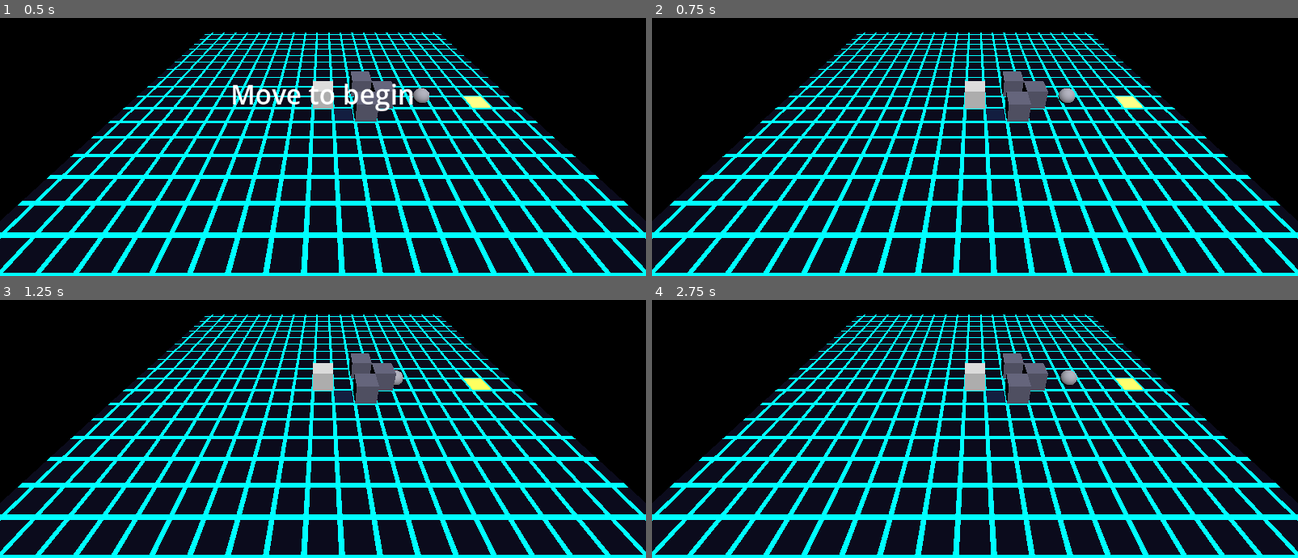
Above: before the commit, frames 1-4 (two rows, left to right).
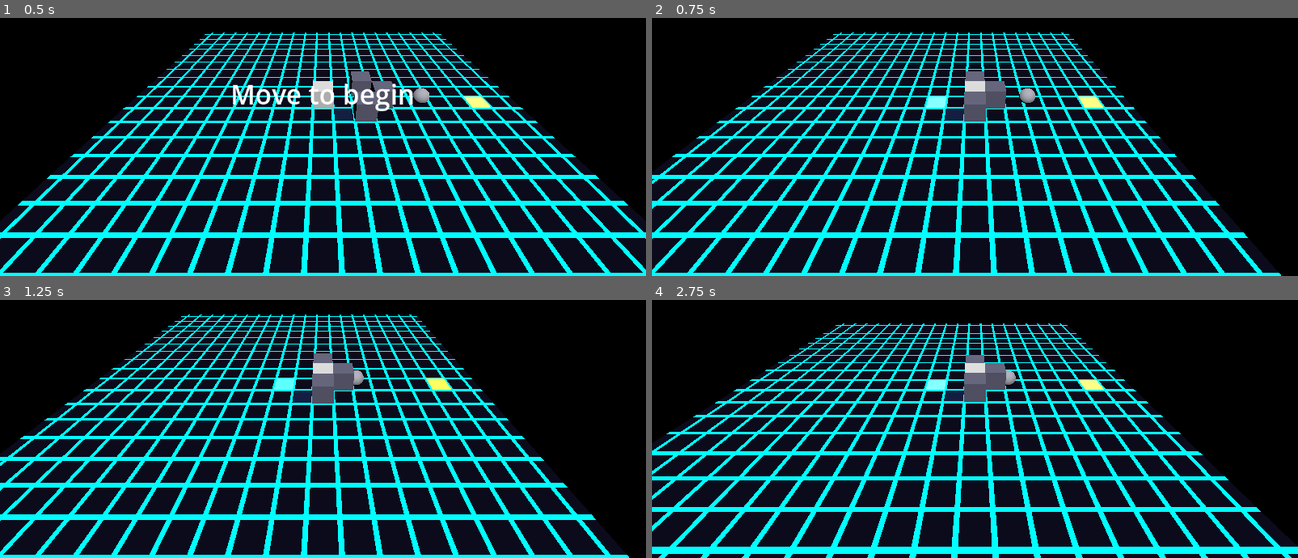
Above: after the commit, the same moments.

Repository: StevenLong/cube
Game: Godot game, scene res://main.tscn
The game is run twice, just before and just after one commit, with the same random seed, the same clock (stepped at 60 frames per second) and the same inputs.
Inputs:
- Up to frame 1 (0.5 s): no input
- Up to frame 2 (0.75 s): tap Enter at 0.5 s; hold Right (move_right) from 0.53 s (still down); hold Space (dodge) from 0.53 s (still down)
- Up to frame 3 (1.25 s): keep holding Right (move_right); keep holding Space (dodge)
- Up to frame 4 (2.75 s): release Right (move_right) at 1.28 s; release Space (dodge) at 1.28 s; hold C (extend_depth_back) 1.28-2.03 s; tap V (blend) at 1.35 s; tap Space (dodge) at 1.55 s; hold Right (move_right) from 2.03 s (still down); hold Space (dodge) from 2.03 s (still down); tap F (camera_tilt_down) at 2.1 s

Frame 1 is identical in both runs. In frame 2, 13% of the frame differs, in the area x 0-100%, y 5-100%; in frame 3, 13%; in frame 4, 39%.

Commit message:
Ink footprints, streak on slide, dodge/end-tile slide refinements
Ground shader: adds footprint_positions/alphas uniforms (size 64);
fragment loop blends a dark ink blob per footprint. ShaderMaterial
marked resource_local_to_scene=true so footprints reset on reload.

Player: deposits a footprint at tumble end when the down face is
marked. Renamed tumble_finished -> move_settled, emitted from both
tumble and dodge so the level reacts to either. Dodge now tracks
cell crossings and lays down a streak (4 sub-positioned footprints
per cell along slide direction) when the down face is marked.
Entering a puddle mid-slide marks the face immediately and seeds
a streak at that cell.

Dodge truncation: stops at the first wall in its path rather than
being blocked outright; duration scales so slide speed is constant.
End-tile entry during dodge retargets the slide to land on the end
cell. Tumbles still require landing (sweep-over doesn't complete).

is_dodging() accessor added so the level can preserve pending_complete
during a slide-through and trigger the end-tile snap.

Diff:
--- a/level.gd
+++ b/level.gd
@@ -37,7 +37,7 @@
 	_end_material = (_end_tile.get_surface_override_material(0) as StandardMaterial3D).duplicate()
 	_end_tile.set_surface_override_material(0, _end_material)
 	_player.tumbled.connect(_on_player_tumbled)
-	_player.tumble_finished.connect(_on_player_tumble_finished)
+	_player.move_settled.connect(_on_player_move_settled)
 	_enemy.entered_pursuit.connect(_on_enemy_pursuit)
 	_end_area.area_entered.connect(_on_end_entered)
 	_end_area.area_exited.connect(_on_end_exited)
@@ -105,14 +105,23 @@
 
 
 func _on_end_entered(_area: Area3D) -> void:
-	if state == State.PLAYING:
-		_pending_complete = true
+	if state != State.PLAYING:
+		return
+	_pending_complete = true
+	if _player.is_dodging():
+		var cell := Vector2i(roundi(_end_tile.position.x), roundi(_end_tile.position.z))
+		_player.truncate_dodge_to(cell)
 
 
 func _on_end_exited(_area: Area3D) -> void:
+	# A slide that passes through the end counts as completion (per design),
+	# so don't clear pending while the player is mid-dodge. Tumbles still
+	# require landing — sweep-over without landing clears as before.
+	if _player.is_dodging():
+		return
 	_pending_complete = false
 
 
-func _on_player_tumble_finished() -> void:
+func _on_player_move_settled() -> void:
 	if state == State.PLAYING and _pending_complete:
 		_enter_complete()
--- a/main.tscn
+++ b/main.tscn
@@ -7,6 +7,7 @@
 [ext_resource type="Script" path="res://level.gd" id="5"]
 
 [sub_resource type="ShaderMaterial" id="ShaderMaterial_1"]
+resource_local_to_scene = true
 shader = ExtResource("1")
 
 [sub_resource type="PlaneMesh" id="PlaneMesh_1"]
--- a/player.gd
+++ b/player.gd
@@ -1,7 +1,7 @@
 extends Node3D
 
 signal tumbled
-signal tumble_finished
+signal move_settled
 signal noise_emitted(origin: Vector2, max_radius: float, duration: float)
 
 const TUMBLE_DURATION := 0.3
@@ -11,6 +11,8 @@
 const DODGE_COOLDOWN := 1.5
 const WAVE_DURATION := 0.4
 const MAX_WAVES := 8
+const MAX_FOOTPRINTS := 64
+const SLIDE_SUBSAMPLES := 4
 const FOCUS_SMOOTH_RATE := 25.0
 const COLOR_NORMAL := Color(0.9, 0.9, 0.9)
 const COLOR_BLENDING := Color(0.4, 0.4, 0.45)
@@ -47,6 +49,9 @@
 var _dodge_start_pos := Vector3.ZERO
 var _dodge_end_pos := Vector3.ZERO
 var _dodge_cooldown_t := 0.0
+var _dodge_duration := DODGE_DURATION
+var _slide_dir: Vector2i = Vector2i.ZERO
+var _slide_last_cell: Vector2i = Vector2i.ZERO
 var _ext := [0, 0, 0, 0, 0]
 var _pending_ext := [0, 0, 0, 0, 0]
 var _tumble_distance := 1
@@ -56,6 +61,7 @@
 var _ground_material: ShaderMaterial
 var _player_material: StandardMaterial3D
 var _waves: Array = []
+var _footprints: Array = []
 var _box_mesh: BoxMesh
 var _face_marks: Array[bool] = [false, false, false, false, false, false]
 var _puddle_overlap_count: int = 0
@@ -106,6 +112,12 @@
 func _on_puddle_entered(area: Area3D) -> void:
 	if area == _detection_area:
 		_puddle_overlap_count += 1
+		if _dodging:
+			var was_marked := _face_marks[_down_face_id()]
+			_check_ink_contact()
+			if not was_marked and _face_marks[_down_face_id()]:
+				var cell := Vector2i(roundi(position.x), roundi(position.z))
+				_deposit_streak_cell(cell)
 
 
 func _on_puddle_exited(area: Area3D) -> void:
@@ -157,6 +169,29 @@
 		if v > 0:
 			return true
 	return false
+
+
+func is_dodging() -> bool:
+	return _dodging
+
+
+func truncate_dodge_to(cell: Vector2i) -> void:
+	# Cut a dodge short to land on the given cell. Scales remaining duration
+	# to preserve the slide's base speed so the cube decelerates smoothly
+	# instead of teleporting to the new target.
+	if not _dodging:
+		return
+	var current_pos := position
+	var target_pos := Vector3(cell.x, 0.5, cell.y)
+	var remaining := (target_pos - current_pos).length()
+	if remaining < 0.01:
+		return
+	var base_speed := float(DODGE_DISTANCE) / DODGE_DURATION
+	_dodge_duration = remaining / base_speed
+	_dodge_start_pos = current_pos
+	_dodge_end_pos = target_pos
+	_dodge_t = 0.0
+	grid_pos = cell
 
 
 func _update_mesh() -> void:
@@ -239,16 +274,24 @@
 
 
 func _begin_dodge(dir: Vector2i) -> void:
-	if not _can_move(Vector3(dir.x * DODGE_DISTANCE, 0, dir.y * DODGE_DISTANCE)):
+	var max_dist := 0
+	for d in range(1, DODGE_DISTANCE + 1):
+		if not _can_move(Vector3(dir.x * d, 0, dir.y * d)):
+			break
+		max_dist = d
+	if max_dist == 0:
 		return
 	_dodge_start_pos = position
 	_dodge_end_pos = Vector3(
-		grid_pos.x + dir.x * DODGE_DISTANCE,
+		grid_pos.x + dir.x * max_dist,
 		0.5,
-		grid_pos.y + dir.y * DODGE_DISTANCE
+		grid_pos.y + dir.y * max_dist
 	)
-	grid_pos += dir * DODGE_DISTANCE
+	grid_pos += dir * max_dist
+	_slide_dir = dir
+	_slide_last_cell = Vector2i(roundi(_dodge_start_pos.x), roundi(_dodge_start_pos.z))
 	_dodge_t = 0.0
+	_dodge_duration = DODGE_DURATION * float(max_dist) / float(DODGE_DISTANCE)
 	_dodging = true
 
 
@@ -347,13 +390,20 @@
 		_dodge_cooldown_t = maxf(_dodge_cooldown_t - delta, 0.0)
 
 	if _dodging:
-		_dodge_t = minf(_dodge_t + delta / DODGE_DURATION, 1.0)
+		_dodge_t = minf(_dodge_t + delta / _dodge_duration, 1.0)
 		var t_eased := 1.0 - pow(1.0 - _dodge_t, 3.0)
 		position = _dodge_start_pos.lerp(_dodge_end_pos, t_eased)
+		var current_cell := Vector2i(roundi(position.x), roundi(position.z))
+		if current_cell != _slide_last_cell:
+			_slide_last_cell = current_cell
+			if _face_marks[_down_face_id()]:
+				_deposit_streak_cell(current_cell)
 		if _dodge_t >= 1.0:
 			_dodging = false
 			position = _dodge_end_pos
 			_dodge_cooldown_t = DODGE_COOLDOWN
+			_check_ink_contact()
+			move_settled.emit()
 		_update_mesh()
 		return
 
@@ -373,7 +423,8 @@
 			_ext = _pending_ext
 			_play_step(TUMBLE_DURATION / per_cell)
 			_check_ink_contact()
-			tumble_finished.emit()
+			_maybe_deposit_footprint()
+			move_settled.emit()
 		_update_mesh()
 		return
 
@@ -426,6 +477,47 @@
 	_splash_player.play()
 
 
+func _maybe_deposit_footprint() -> void:
+	if not _face_marks[_down_face_id()]:
+		return
+	var origin := Vector2(
+		grid_pos.x + (_ext[EXT_RIGHT] - _ext[EXT_LEFT]) * 0.5,
+		grid_pos.y + (_ext[EXT_BACK] - _ext[EXT_FWD]) * 0.5
+	)
+	_add_footprint(origin)
+	_update_footprint_uniforms()
+
+
+func _deposit_streak_cell(cell: Vector2i) -> void:
+	# Spread SLIDE_SUBSAMPLES footprints across this cell along the slide
+	# direction so adjacent cells merge into a continuous streak instead of
+	# discrete blobs.
+	var dir := Vector2(_slide_dir.x, _slide_dir.y)
+	for i in SLIDE_SUBSAMPLES:
+		var t: float = -0.375 + i * 0.25
+		var pos := Vector2(cell.x, cell.y) + dir * t
+		_add_footprint(pos)
+	_update_footprint_uniforms()
+
+
+func _add_footprint(pos: Vector2) -> void:
+	if _footprints.size() >= MAX_FOOTPRINTS:
+		_footprints.pop_front()
+	_footprints.append({ "position": pos, "alpha": 1.0 })
+
+
+func _update_footprint_uniforms() -> void:
+	var positions := PackedVector2Array()
+	var alphas := PackedFloat32Array()
+	positions.resize(MAX_FOOTPRINTS)
+	alphas.resize(MAX_FOOTPRINTS)
+	for i in _footprints.size():
+		positions[i] = _footprints[i].position
+		alphas[i] = _footprints[i].alpha
+	_ground_material.set_shader_parameter("footprint_positions", positions)
+	_ground_material.set_shader_parameter("footprint_alphas", alphas)
+
+
 func _down_face_id() -> int:
 	# Use logical _orient (not visual basis) so face tracking persists across
 	# tumbles even though the visual mesh snaps back to identity at rest.
--- a/shaders/grid_ground.gdshader
+++ b/shaders/grid_ground.gdshader
@@ -5,6 +5,9 @@
 uniform vec2 wave_half_extents[8];
 uniform float wave_radii[8];
 uniform float wave_alphas[8];
+
+uniform vec2 footprint_positions[64];
+uniform float footprint_alphas[64];
 
 void fragment() {
 	// Grid
@@ -28,5 +31,15 @@
 		wave_total = clamp(wave_total + in_range * wave_alphas[i], 0.0, 1.0);
 	}
 
-	ALBEDO = mix(grid_color, vec3(0.9, 0.55, 0.0), wave_total * 0.55);
+	vec3 with_waves = mix(grid_color, vec3(0.9, 0.55, 0.0), wave_total * 0.55);
+
+	// Ink footprints: small dark blobs at deposited cells
+	float ink_total = 0.0;
+	for (int i = 0; i < 64; i++) {
+		float d = length(world_xz - footprint_positions[i]);
+		float in_range = 1.0 - smoothstep(0.25, 0.4, d);
+		ink_total = clamp(ink_total + in_range * footprint_alphas[i], 0.0, 1.0);
+	}
+
+	ALBEDO = mix(with_waves, vec3(0.1, 0.15, 0.3), ink_total);
 }
